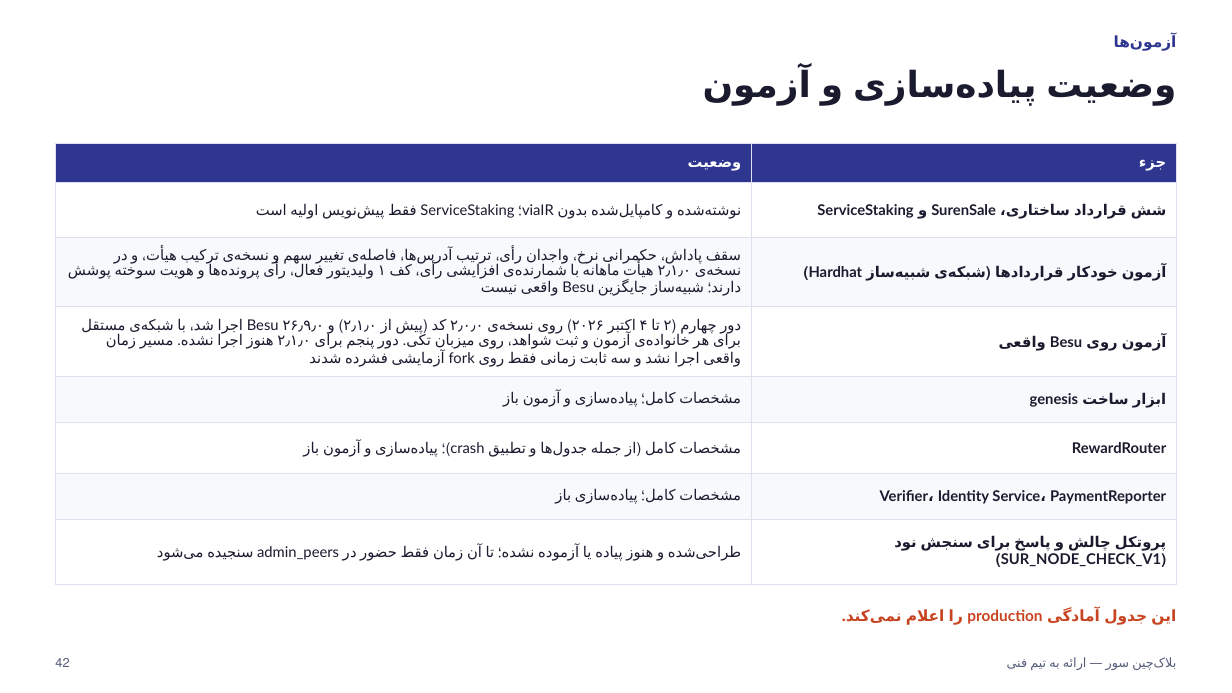
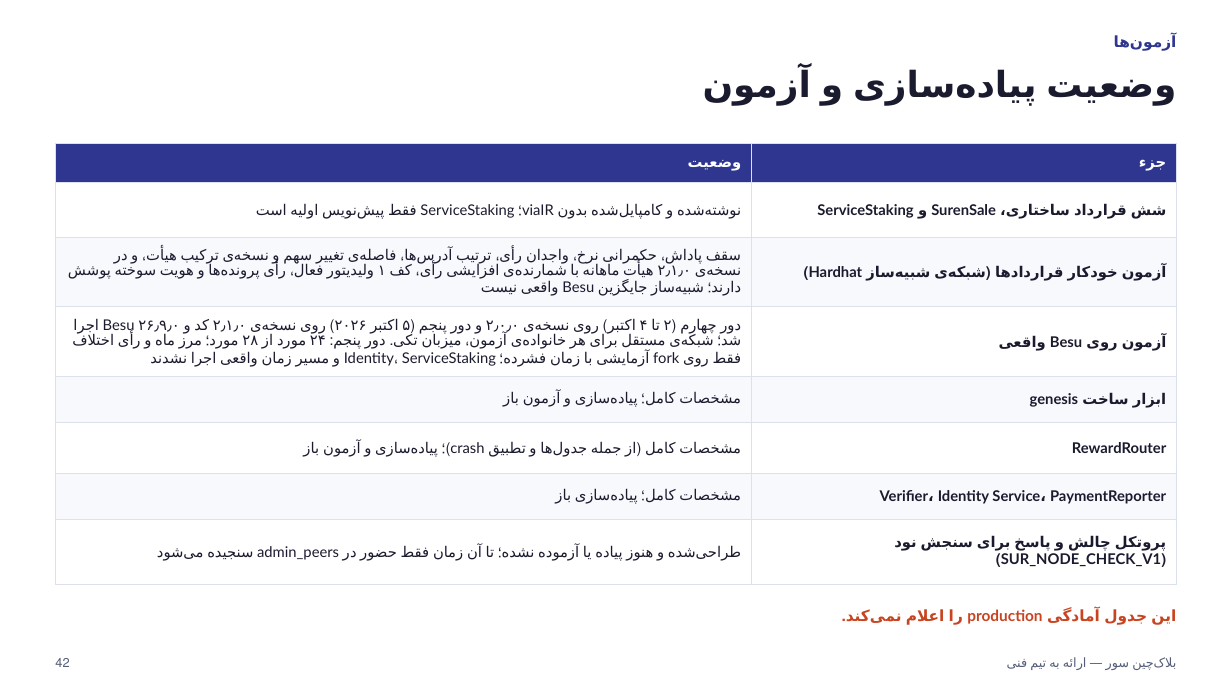
Before and after one commit to Sur-network/sur-new, a slide deck: slide 42 of presentations/Sur - Technical Team Presentation.pptx. Drawn at 1232x693 pixels with LibreOffice and Linux fonts; fonts in the diff are those of the drawing. Boxes give left, top, right and bottom in pixels: in the first picture for what was removed or moved away, otherwise in the second. Text is boxed around its words. In the diff, an @@ line names an element or a change of style, - is before the commit and + after.

Commit message:
231
تست دور پنجم انجام شد.

```diff
--- a/presentations/Sur - Technical Team Presentation.pptx
+++ b/presentations/Sur - Technical Team Presentation.pptx
@@ table at [55, 143, 1177, 570] @@
-row 4, column 1: دور چهارم (۲ تا ۴ اکتبر ۲۰۲۶) روی نسخه‌ی ۲٫۰٫۰ کد (پیش از ۲٫۱٫۰) و Besu ۲۶٫۹٫۰ اجرا شد، با شبکه‌ی مستقل برای هر خانواده‌ی آزمون و ثبت شواهد، روی میزبان تکی. دور پنجم برای ۲٫۱٫۰ هنوز اجرا نشده. مسیر زمان واقعی اجرا نشد و سه ثابت زمانی فقط روی fork آزمایشی فشرده شدند
+row 4, column 1: دور چهارم (۲ تا ۴ اکتبر) روی نسخه‌ی ۲٫۰٫۰ و دور پنجم (۵ اکتبر ۲۰۲۶) روی نسخه‌ی ۲٫۱٫۰ کد و Besu ۲۶٫۹٫۰ اجرا شد؛ شبکه‌ی مستقل برای هر خانواده‌ی آزمون، میزبان تکی. دور پنجم: ۲۴ مورد از ۲۸ مورد؛ مرز ماه و رأی اختلاف فقط روی fork آزمایشی با زمان فشرده؛ Identity، ServiceStaking و مسیر زمان واقعی اجرا نشدند
```
Also in this commit, not shown: 1 other slide changed, 20 other files.
